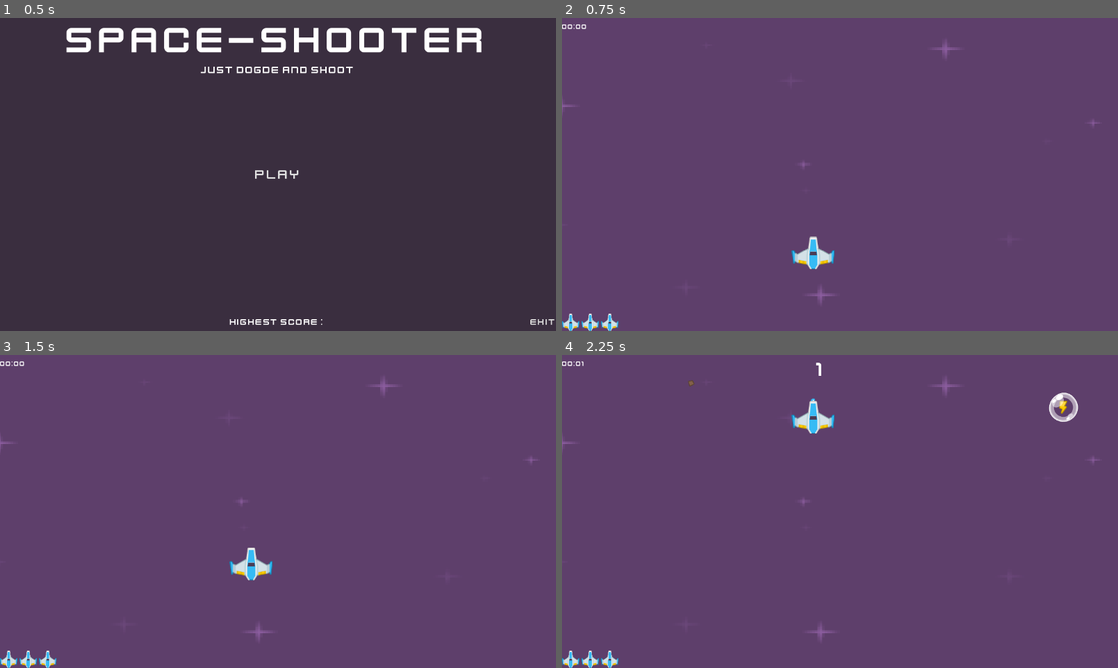
Above: before the commit, frames 1-4 (two rows, left to right).
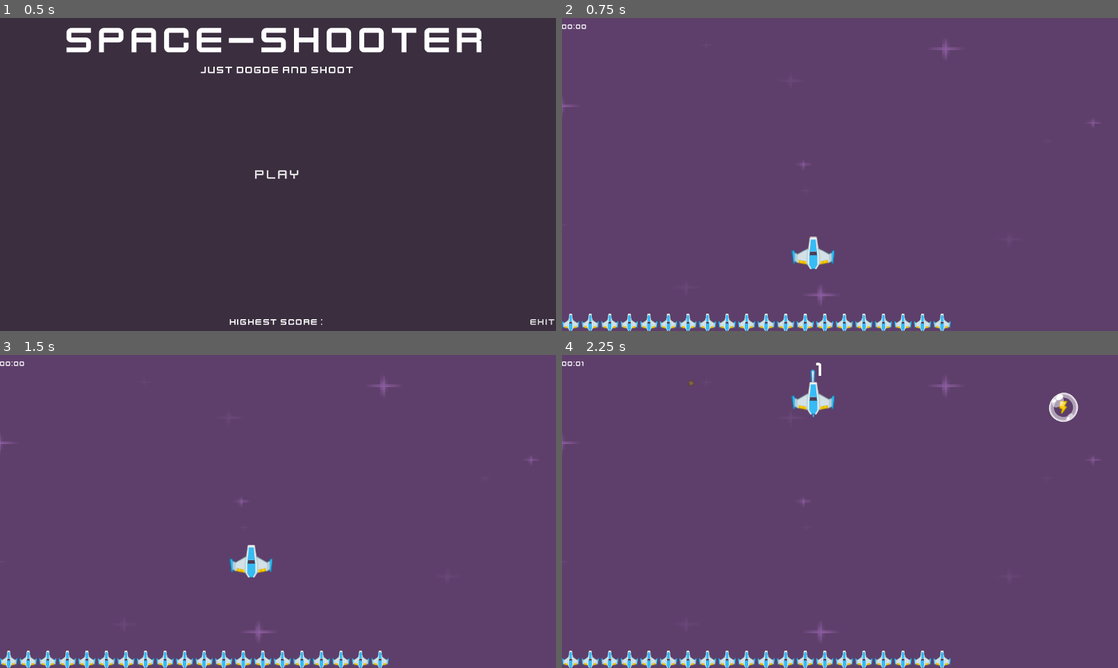
Above: after the commit, the same moments.

Repository: Ryan6712/Space-shooter
Game: Godot game, scene res://Scenes/main_menu.tscn
The game is run twice, just before and just after one commit, with the same random seed, the same clock (stepped at 60 frames per second) and the same inputs.
Inputs:
- Up to frame 1 (0.5 s): no input
- Up to frame 2 (0.75 s): click "Play" at 0.5 s
- Up to frame 3 (1.5 s): tap Enter (play) at 1.25, 1.35 s; hold W (up) from 1.28 s (still down)
- Up to frame 4 (2.25 s): keep holding W (up); tap Space (shoot) at 1.55, 2.1 s

Frame 1 is identical in both runs. In frame 2, 1.5% of the frame differs, in the area x 10-70%, y 94-100%; in frame 3, 1.8%; in frame 4, 2.3%, in the area x 10-70%, y 4-100%.
Error in both runs: Invalid access to property or key 'Highest_score' on a base object of type 'null instance'. (res://Scripts/main_menu.gd:9)

Commit message:
remake player system, update level.gd

Diff:
--- a/Scenes/ui.tscn
+++ b/Scenes/ui.tscn
@@ -6,7 +6,7 @@
 [node name="UI" type="CanvasLayer" unique_id=2104442918 groups=["ui"]]
 script = ExtResource("1_qdvrb")
 
-[node name="MarginContainer" type="MarginContainer" parent="." unique_id=1092934211]
+[node name="Score" type="MarginContainer" parent="." unique_id=1092934211]
 anchors_preset = 5
 anchor_left = 0.5
 anchor_right = 0.5
@@ -15,12 +15,12 @@
 offset_bottom = 67.0
 grow_horizontal = 2
 
-[node name="Score" type="Label" parent="MarginContainer" unique_id=635299998]
+[node name="Score" type="Label" parent="Score" unique_id=635299998]
 layout_mode = 2
 theme_override_fonts/font = ExtResource("2_qdvrb")
 theme_override_font_sizes/font_size = 48
 
-[node name="MarginContainer2" type="MarginContainer" parent="." unique_id=809611162]
+[node name="HP" type="MarginContainer" parent="." unique_id=809611162]
 anchors_preset = 2
 anchor_top = 1.0
 anchor_bottom = 1.0
@@ -28,24 +28,24 @@
 offset_right = 220.0
 grow_vertical = 0
 
-[node name="HP Bar" type="HBoxContainer" parent="MarginContainer2" unique_id=226969367]
+[node name="HP Bar" type="HBoxContainer" parent="HP" unique_id=226969367]
 layout_mode = 2
 theme_override_constants/separation = 5
 
 [node name="TimerScore" type="Timer" parent="." unique_id=1324068753]
 autostart = true
 
-[node name="MarginContainer3" type="MarginContainer" parent="." unique_id=695640911]
+[node name="Time" type="MarginContainer" parent="." unique_id=695640911]
 offset_right = 58.0
 offset_bottom = 40.0
 metadata/_edit_use_anchors_ = true
 
-[node name="Label" type="Label" parent="MarginContainer3" unique_id=1584091291]
+[node name="Label" type="Label" parent="Time" unique_id=1584091291]
 layout_mode = 2
 theme_override_fonts/font = ExtResource("2_qdvrb")
 text = "00:00"
 
-[node name="MarginContainer4" type="MarginContainer" parent="." unique_id=53981056]
+[node name="Buff" type="MarginContainer" parent="." unique_id=53981056]
 anchors_preset = 3
 anchor_left = 1.0
 anchor_top = 1.0
@@ -56,7 +56,7 @@
 grow_horizontal = 0
 grow_vertical = 0
 
-[node name="HBoxContainer" type="HBoxContainer" parent="MarginContainer4" unique_id=1963440943]
+[node name="HBoxContainer" type="HBoxContainer" parent="Buff" unique_id=1963440943]
 layout_mode = 2
 theme_override_constants/separation = 5
 alignment = 2
--- a/Scripts/level.gd
+++ b/Scripts/level.gd
@@ -1,4 +1,8 @@
 extends Node2D
+
+@onready var buff_spawn_timer: Timer = $BuffSpawnTimer
+@onready var meteor_spawn: Timer = $MeteorSpawnTimer
+@onready var player: CharacterBody2D = $Player
 
 var MeteorScenes: Dictionary[String, PackedScene] = {
 	"big" : load("res://Scenes/Meteor/meteor_big.tscn"),
@@ -6,23 +10,24 @@
 	"small" : load("res://Scenes/Meteor/meteor_small.tscn"),
 	"tiny" : load("res://Scenes/Meteor/meteor_tiny.tscn")
 }
+
 var BuffScenes: PackedScene = load("res://Scenes/Buffs.tscn")
+var stats = PlayerBase.new(20.0, 20.0, 500)
 
-var HP := 3
-var MAX_HP := 10
-var SHIELD := 0
-
-@onready var buff_spawn_timer: Timer = $BuffSpawnTimer
-@onready var meteor_spawn: Timer = $MeteorSpawnTimer
-
+var HP = stats.HP
+var MAX_HP = stats.max_HP
 
 signal speed_up
 
 func _ready() -> void:
 	Input.set_mouse_mode(Input.MOUSE_MODE_CAPTURED)
+
 	get_tree().call_group('ui', 'set_health', HP)
 	Global.reset()
 	buff_spawn_timer.wait_time = _set_buff_timer()
+
+	stats.HP_change.connect(on_hp_change)
+	stats.died.connect(on_die)
 
 
 func _exit_tree() -> void:
@@ -51,27 +56,18 @@
 	meteor.connect("heal", heal_meteor)
 
 
-func _on_meteor_collision():
-	if SHIELD > 0:
-		SHIELD -= 1
-	else :
-		HP -= 1
-
+func _on_meteor_collision(damage):
+	stats.take_damage(damage)
 	$SFXs/on_hit_sfx.play()
-	get_tree().call_group('ui', 'set_health', HP)
-	if HP <= 0:
-		Engine.time_scale = 0.5
-		$SFXs/on_death_sfx.play()
-		$DeathTimer.start()
 
 
-func heal_meteor():
-	if  HP <= MAX_HP:
-		HP += 1
-		$SFXs/on_heal_sfx.play()
-		get_tree().call_group('ui', 'set_health', HP)
-	else :
-		print("can't heal because max")
+func heal_meteor(amount):
+	stats.heal(amount)
+
+func on_die() -> void:
+	Engine.time_scale = 0.5
+	$SFXs/on_death_sfx.play()
+	$DeathTimer.start()
 
 func _on_player_laser(pos: Variant) -> void:
 	var laserScenes: PackedScene = load("res://Scenes/laser.tscn")
@@ -79,6 +75,8 @@
 	$Lasers.add_child(laser)
 	laser.position = pos
 
+func on_hp_change(updated_HP, _max_HP) -> void:
+	get_tree().call_group('ui', 'set_health', updated_HP)
 
 func _on_death_timer_timeout() -> void:
 	Engine.time_scale = 1.0
@@ -97,10 +95,10 @@
 func _handle_buff(buff_type: String) -> void:
 	match buff_type:
 		"max_health":
-			print("buff masuk")
+			#print("buff masuk")
 			MAX_HP += 2
-		"shield":
-			SHIELD += 2
+		#"shield":
+			#SHIELD += 2
 		"speed":
-			print("masuk")
+			#print("masuk")
 			speed_up.emit()
--- a/Scripts/meteor.gd
+++ b/Scripts/meteor.gd
@@ -8,8 +8,12 @@
 var DIRECTION_x: float
 var is_can_heal: bool
 
-signal collision
-signal heal
+var damage: float
+var heal_value: float= 1.0
+var size: String
+
+signal collision(damage)
+signal heal(value)
 
 func _ready() -> void:
 	var width := int(get_viewport().get_visible_rect().size[0])
@@ -24,11 +28,27 @@
 	DIRECTION_x = Global.rnd.randf_range(-1, 1)
 	heal_chances()
 
+	var path = scene_file_path
+	size = path.get_file().get_basename()
+
 	if is_can_heal == false:
 		$GPUParticles2D.emitting = false
 	else :
 		$GPUParticles2D.emitting = true
 
+	match size:
+		"meteor_big":
+			damage = 8
+			heal_value = 3
+		"meteor_med":
+			damage = 6
+			heal_value = 2
+		"meteor_small":
+			damage = 4
+		"meteor_tiny":
+			damage = 1
+
+	print(size, damage, heal_value)
 	await get_tree().create_timer(5.0).timeout
 	queue_free()
 
@@ -37,13 +57,13 @@
 	rotation_degrees += ROTATION_SPEED * delta
 
 func _on_body_entered(_body: Node2D) -> void:
-	collision.emit()
+	collision.emit(damage)
 
 func _on_area_entered(area: Area2D) -> void:
 	Global.score += 10
 
 	if is_can_heal == true:
-		heal.emit()
+		heal.emit(heal_value)
 
 	area.queue_free()
 	destroy_animation.play("destroy")
--- a/Scripts/player.gd
+++ b/Scripts/player.gd
@@ -1,67 +1,32 @@
 extends CharacterBody2D
 
 
-@export var SPEED := 450
 @export var laser_cooldown_timer:float = 0.8
 @onready var buff_icons: HBoxContainer = %BuffIcons
 @onready var speed_buff_timer: Timer = $SpeedBuffTimer
 
-var speed_now := SPEED
-var can_shoot:bool = true
-var is_speed_buffed:bool = false
-var buff_time: float = 5.0
+var stats
 signal Laser(pos)
 
 func _ready() -> void:
-	var level_node = get_parent()
-	speed_buff_timer.wait_time = buff_time
-	if level_node and level_node.has_signal("speed_up"):
-		level_node.speed_up.connect(_on_speed_up)
-
-	for child in buff_icons.get_children():
-		child.queue_free()
-
+	var level = get_parent()
+	stats = level.stats
 
 #called every frame that rendered
 func _process(_delta: float) -> void:
 	var direction = Input.get_vector("left", "right", "up", "down")
 	$LaserCooldown.wait_time = laser_cooldown_timer
 
-	velocity = direction * speed_now
+	velocity = direction * stats.speed
 	move_and_slide()
 
-	if Input.is_action_just_pressed("shoot") and can_shoot:
+
+
+	if Input.is_action_just_pressed("shoot"):
 		Laser.emit($LaserStartPoint.global_position)
-		can_shoot = false
 		$LaserCooldown.start()
 		$LaserSound.play()
 
 
-
-func _on_laser_cooldown_timeout() -> void:
-	can_shoot = true
-
-
-func _on_speed_up() -> void:
-	if !is_speed_buffed:
-		is_speed_buffed = true
-		speed_now += 200
-		var texture = TextureRect.new()
-		texture.texture = load("res://Assets/Buff Icons/speed.png")
-		texture.expand_mode = TextureRect.EXPAND_FIT_WIDTH
-		texture.name = "SpeedIcon"
-		buff_icons.add_child(texture)
-
-		print("buff beneran masuk")
-		$SpeedBuffTimer.start()
-	else:
-		print("lu sudah ke buff jadi gak bisa stack buff tapi akan aku reset timernya")
-		$SpeedBuffTimer.start()
-
-func _on_speed_buff_timer_timeout() -> void:
-	if is_speed_buffed:
-		speed_now = SPEED
-		is_speed_buffed = false
-		var icon = get_node("%BuffIcons/SpeedIcon")
-		if icon :
-			icon.queue_free()
+#func _on_laser_cooldown_timeout() -> void:
+	#can_shoot = true
--- a/Scripts/ui.gd
+++ b/Scripts/ui.gd
@@ -6,14 +6,14 @@
 var minute: int = 0
 
 func set_health(amount):
-	for child in $"MarginContainer2/HP Bar".get_children():
+	for child in $"HP/HP Bar".get_children():
 		child.queue_free()
 
 	for i in amount:
 		var text_react = TextureRect.new()
 		text_react.texture = HpImage
 		text_react.expand_mode = 	TextureRect.EXPAND_FIT_WIDTH
-		$"MarginContainer2/HP Bar".add_child(text_react)
+		$"HP/HP Bar".add_child(text_react)
 
 
 func _on_timer_score_timeout() -> void:
@@ -35,5 +35,5 @@
 
 
 
-	$MarginContainer3/Label.text = "%02d:%02d" % [minute, second]
-	$MarginContainer/Score.text = str(Global.score)
+	$Time/Label.text = "%02d:%02d" % [minute, second]
+	$Score/Score.text = str(Global.score)
--- a/src/Character/CharacterBase.gd
+++ b/src/Character/CharacterBase.gd
@@ -36,8 +36,5 @@
 		die()
 
 func die() -> void:
-	if is_alive and HP > 0:
-		return
-
 	is_alive = false
 	died.emit()
--- a/src/Character/Player/PlayerBase.gd
+++ b/src/Character/Player/PlayerBase.gd
@@ -5,6 +5,7 @@
 var current_ammo: int = 20
 var can_shoot: bool
 var level: int = 1
+
 signal ammo_change(current_ammo: int, max_ammo: int)
 
 func shoot() -> void:
